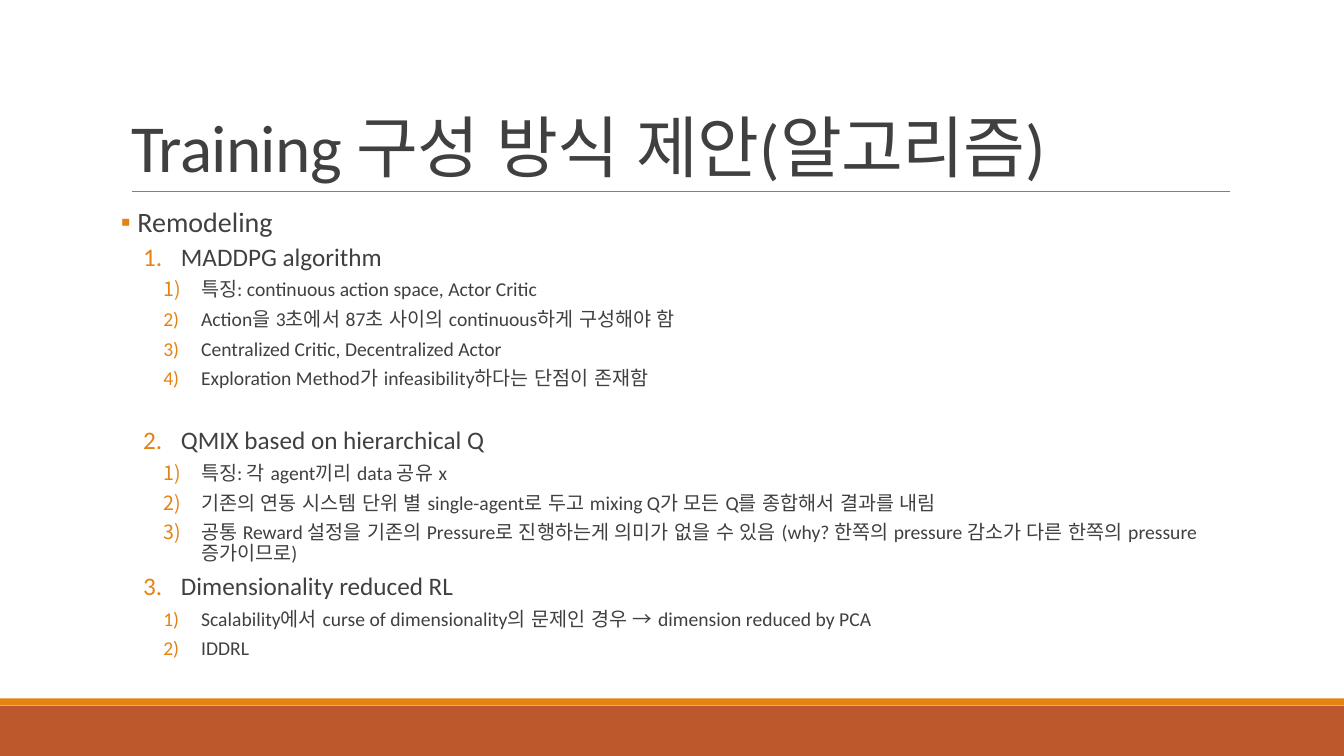
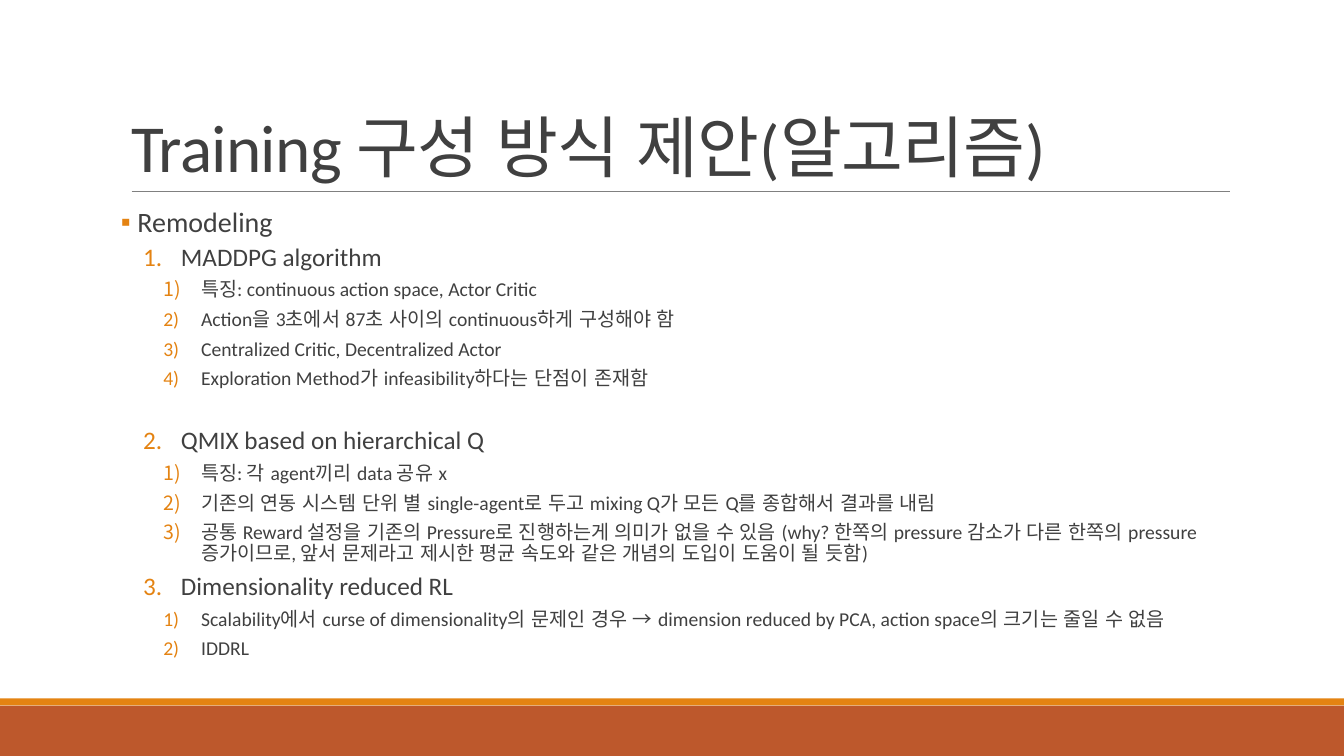
Before and after one commit to 3neutronstar/traffic-optimization_RL, a slide deck: slide 37 of 1st_Seminar(강민수).pptx. Drawn at 1344x756 pixels with LibreOffice and Linux fonts; fonts in the diff are those of the drawing. Boxes give left, top, right and bottom in pixels: in the first picture for what was removed or moved away, otherwise in the second. Text is boxed around its words. In the diff, an @@ line names an element or a change of style, - is before the commit and + after.

```diff
--- a/1st_Seminar(강민수).pptx
+++ b/1st_Seminar(강민수).pptx
@@ text at [201,522,1197,563]: text changed @@
-    3) 공통 Reward 설정을 기존의 Pressure로 진행하는게 의미가 없을 수 있음 (why? 한쪽의 pressure 감소가 다른 한쪽의 pressure 증가이므로)
+    3) 공통 Reward 설정을 기존의 Pressure로 진행하는게 의미가 없을 수 있음 (why? 한쪽의 pressure 감소가 다른 한쪽의 pressure 증가이므로, 앞서 문제라고 제시한 평균 속도와 같은 개념의 도입이 도움이 될 듯함)
@@ text at [201,609,1165,629]: text changed @@
-    1) Scalability에서 curse of dimensionality의 문제인 경우 → dimension reduced by PCA
+    1) Scalability에서 curse of dimensionality의 문제인 경우 → dimension reduced by PCA, action space의 크기는 줄일 수 없음
```
Also in this commit, not shown: 2 other slides changed, 8 other files.
